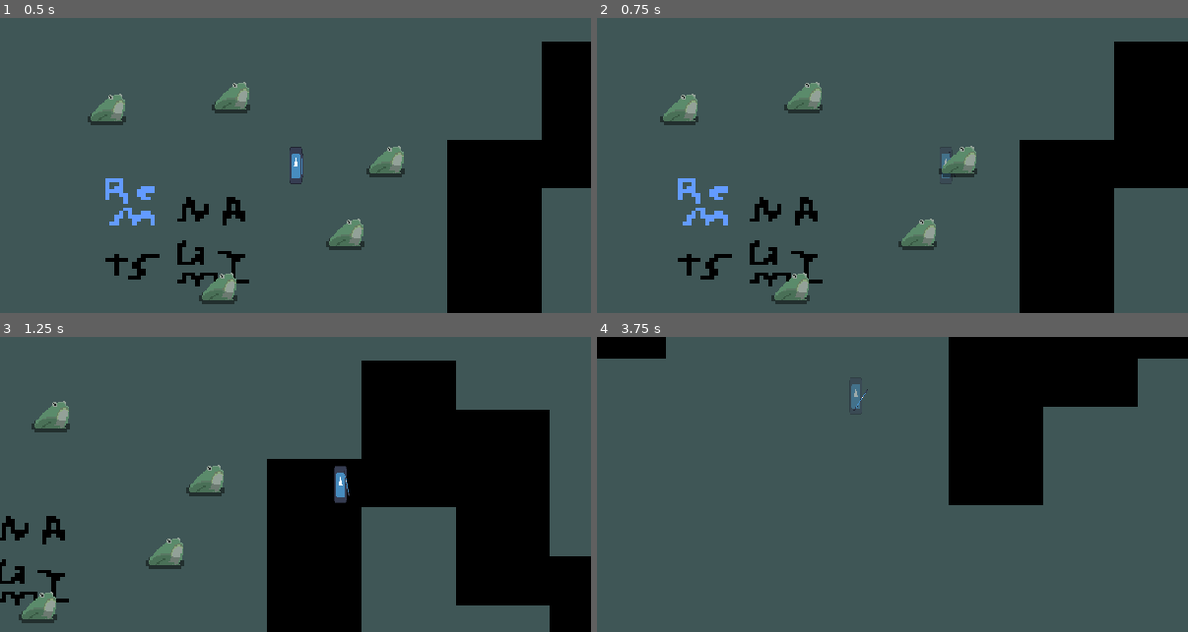
Above: before the commit, frames 1-4 (two rows, left to right).
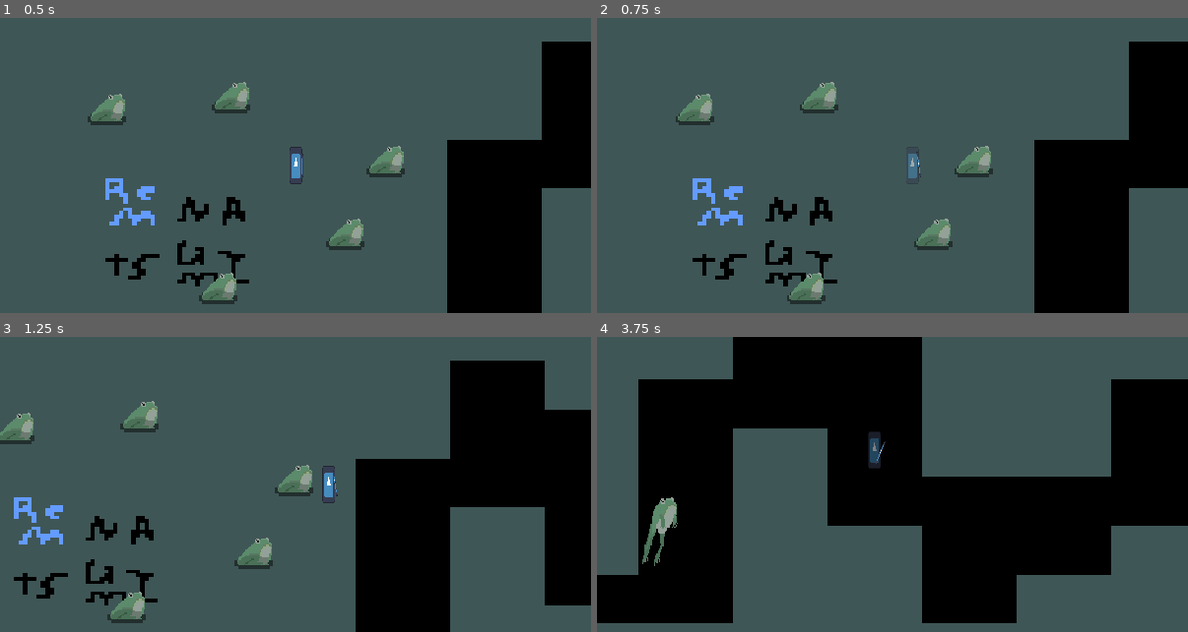
Above: after the commit, the same moments.

Repository: arrowira/miniJam200
Game: Godot game, scene res://Scenes/main.tscn
Same seed, same stepped clock (60 frames per second), same inputs: the game is played once before the commit and once after it. The engine's default icon, where the game draws it, is replaced by a stand-in: a white triangle on a blue panel in a dark square.
Inputs (mouse positions are in pixels of both pictures, inside the frame that each line leads up to):
- Up to frame 1 (0.5 s): no input
- Up to frame 2 (0.75 s): tap Enter at 0.5 s; move the mouse to (1022, 150) at 0.52 s; hold D (Right) from 0.53 s (still down); tap Shift (Dash) at 0.6 s; click (1022, 150) at 0.67 s
- Up to frame 3 (1.25 s): keep holding D (Right)
- Up to frame 4 (3.75 s): move the mouse to (774, 499) at 1.27 s; release D (Right) at 1.28 s; hold S (Down) 1.28-2.03 s; tap Shift (Dash) every 0.75 s from 1.35 to 3.6 s; move the mouse to (951, 419) at 2.02 s; hold D (Right) 2.03-2.78 s; move the mouse to (862, 543) at 2.77 s; hold W (Up) 2.78-3.53 s; click (862, 543) at 2.92 s; move the mouse to (1069, 528) at 3.52 s; hold A (Left) from 3.53 s (still down)

Frame 1 is identical in both runs. In frame 2, 9.2% of the frame differs, in the area x 10-90%, y 8-100%; in frame 3, 38%; in frame 4, 60%, in the area x 0-100%, y 0-97%.

Commit message:
lowered dash length

Diff:
--- a/minijam-200/Scripts/PlayerMovement.gd
+++ b/minijam-200/Scripts/PlayerMovement.gd
@@ -8,7 +8,7 @@
 
 var Dashing = false
 var DashTime = 0
-var DashSpeed = 7
+var DashSpeed = 2
 
 func _physics_process(delta: float) -> void:
 	if(BowCharge >= 25 && !Input.is_mouse_button_pressed(MouseButton.MOUSE_BUTTON_LEFT)):
Not shown: 1 places in minijam-200/Scenes/Player.tscn that only renumber resources
